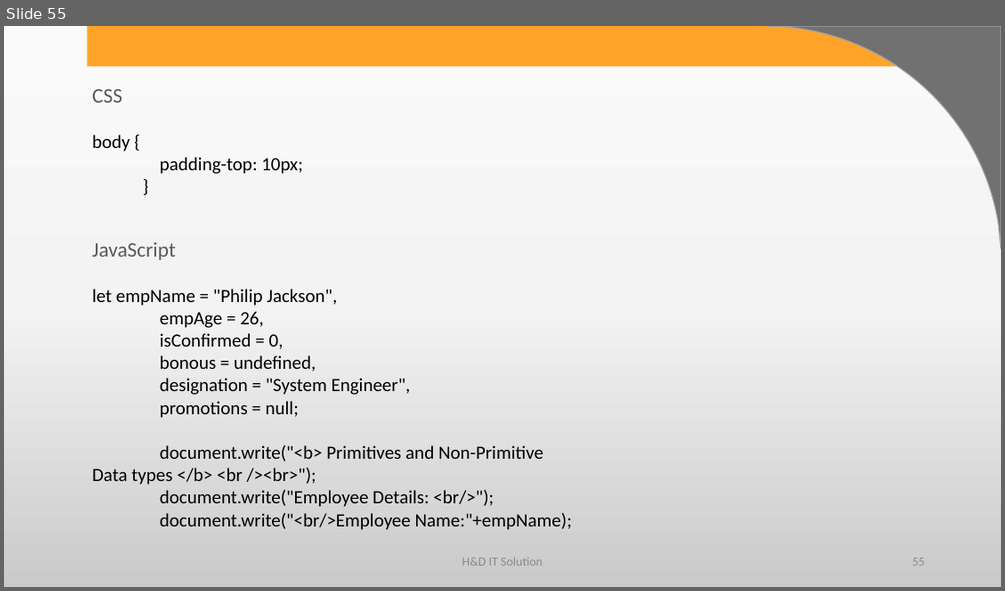
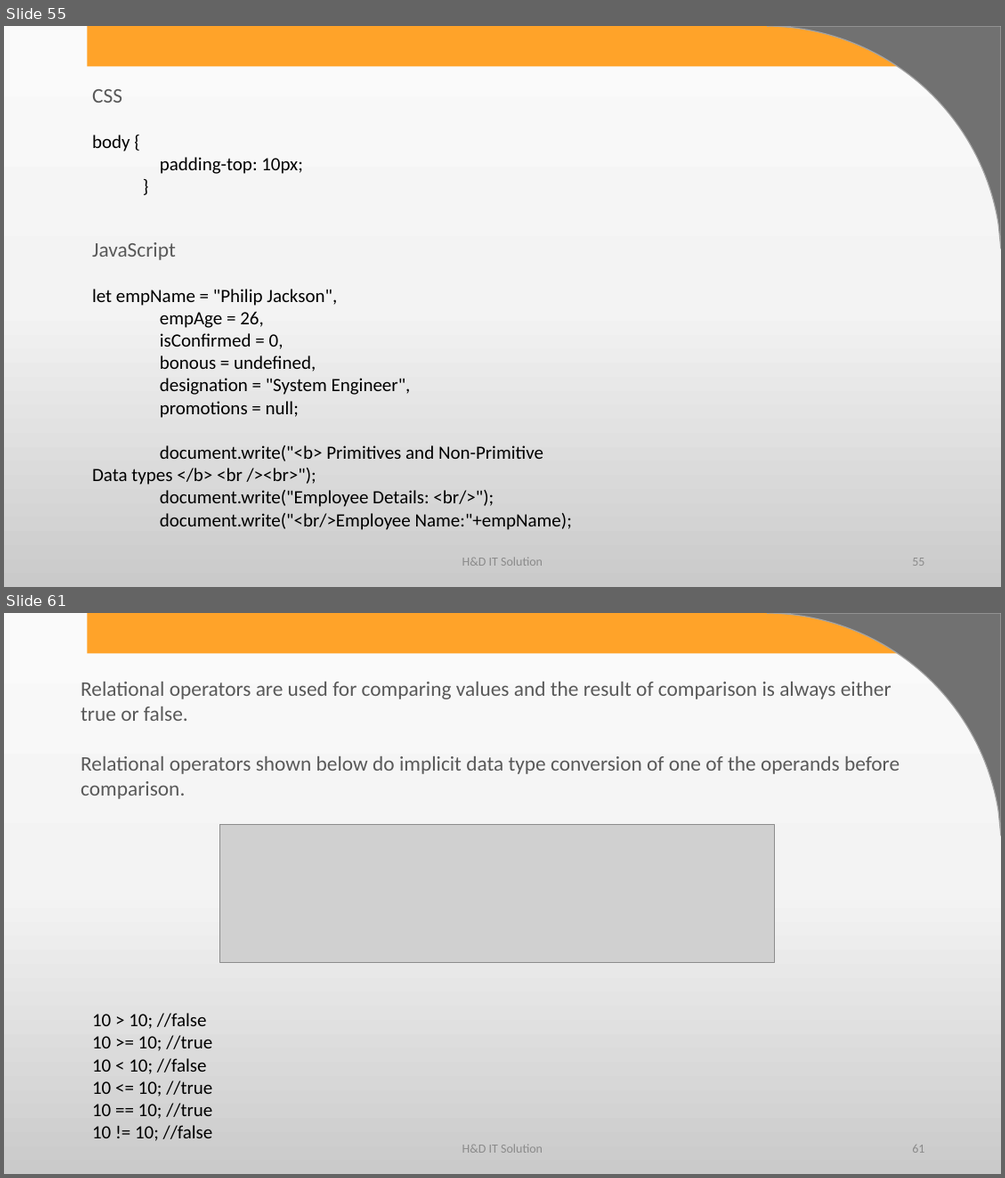
Before and after one commit to harshadasawant/javascript, a slide deck: ppt/JavaScript.pptx. Shown one above the other, each under a label of ours: slide 55 before the commit, slides 55 and 61 after it; the slides between them are not shown. The pictures are 1005x591 and 1005x1178 pixels, drawn with LibreOffice and Linux fonts; fonts in the diff are those of the drawing; grey boxes stand for pictures; background and template pictures are left out. Boxes give left, top, right and bottom in pixels: in the first picture for what was removed or moved away, otherwise in the second. Text is boxed around its words. In the diff, an @@ line names an element or a change of style, - is before the commit and + after.

Commit message:
operator added

```diff
--- a/ppt/JavaScript.pptx
+++ b/ppt/JavaScript.pptx
@@ slide 61 added at (4,613,1001,1174), background gradient #FBFBFB to #F4F4F4 to #CBCBCB; not listed: 2 template elements that a slide beside it also shows @@
@@ text added at (81,682,899,799), 20 pt, text #595959 @@
+Relational operators are used for comparing values and the result of comparison is always either true or false.
+Relational operators shown below do implicit data type conversion of one of the operands before comparison.
@@ picture added at (220,825,775,962) @@
@@ text added at (92,1013,213,1141), 18 pt, text #000000 @@
+10 > 10; //false
+10 >= 10; //true
+10 < 10; //false
+10 <= 10; //true
+10 == 10; //true
+10 != 10; //false
@@ text added at (462,1143,542,1152), 12 pt, text #8C8C8C @@
+H&D IT Solution
@@ page number added at (912,1144,924,1152), 12 pt, text #8C8C8C @@
+61
```
Also in this commit, not shown: 2 slides changed, 66 other slides added, 1 other file.
